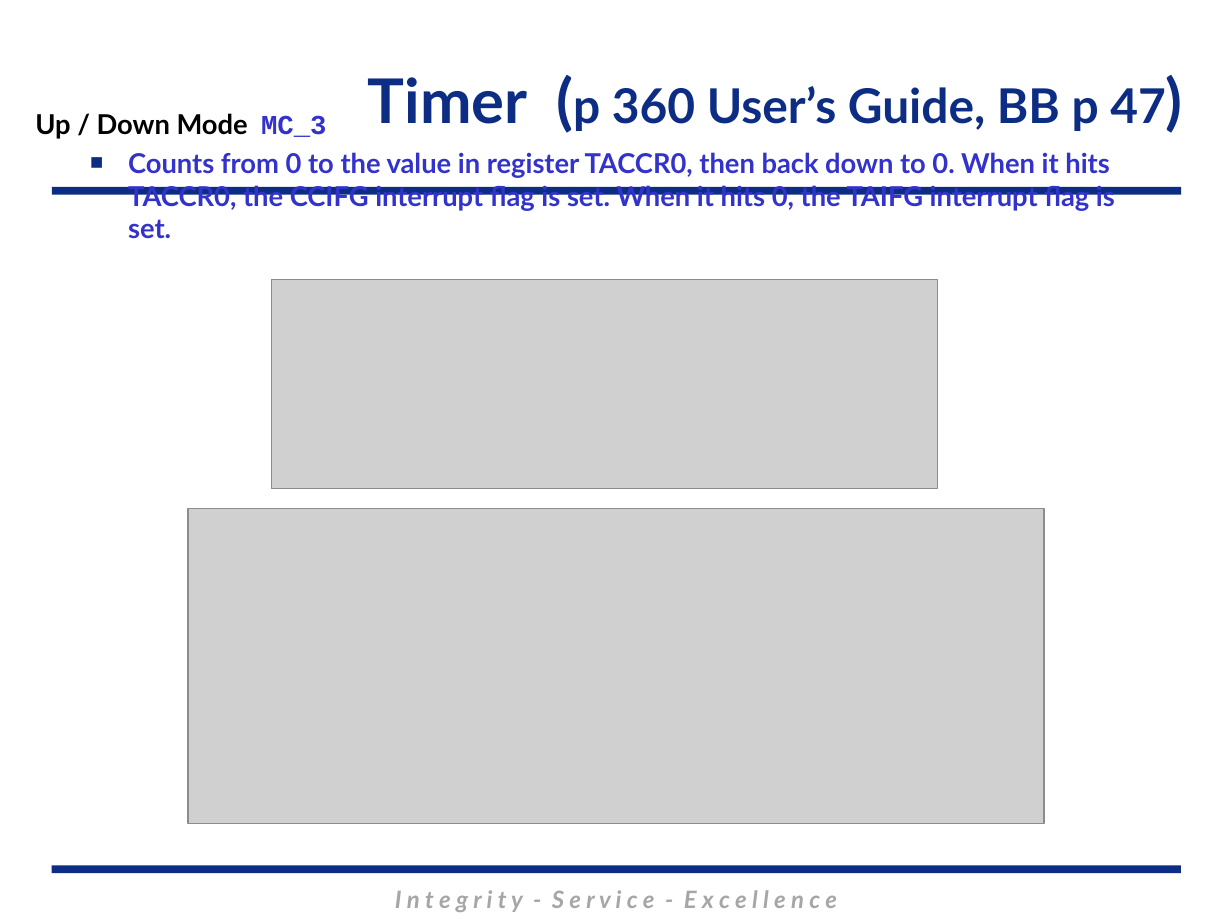
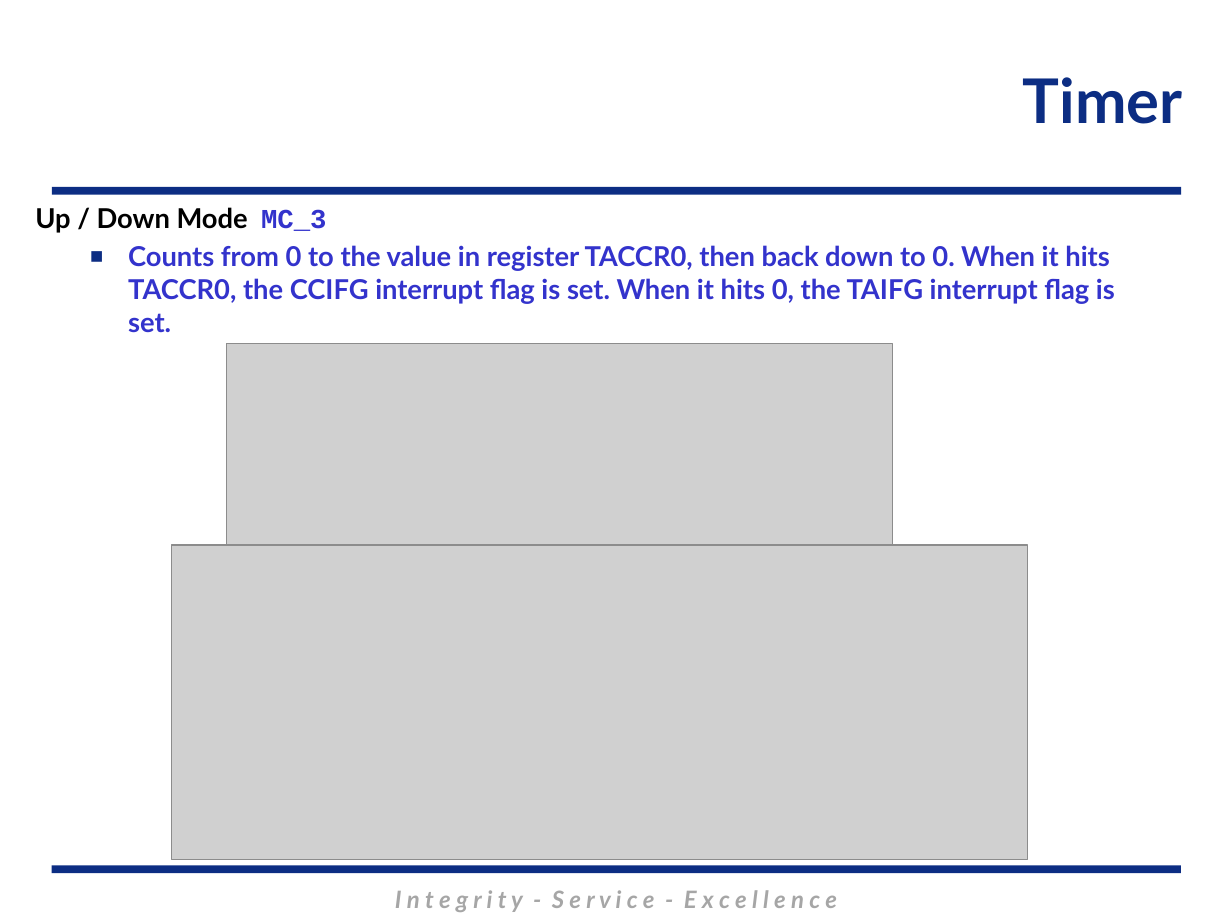
Before and after one commit to MarsUniversity/ECE382, a slide deck: slide 14 of source/lessons/lsn29/Lsn29.pptx (slide 18 before the commit). Drawn at 1232x924 pixels with LibreOffice and Linux fonts; fonts in the diff are those of the drawing; grey boxes stand for pictures; background and template pictures are left out. Boxes give left, top, right and bottom in pixels: in the first picture for what was removed or moved away, otherwise in the second. Text is boxed around its words. In the diff, an @@ line names an element or a change of style, - is before the commit and + after.

```diff
--- a/source/lessons/lsn29/Lsn29.pptx
+++ b/source/lessons/lsn29/Lsn29.pptx
@@ title at bbox=[1023, 77, 1183, 124]: text changed; size 28 to 36 pt @@
-Timer (p 360 User’s Guide, BB p 47)
+Timer
@@ text "Up / Down Mode MC_3": place and size @@
-text "Up / Down Mode MC_3" at bbox=[35, 113, 1115, 239]
+text "Up / Down Mode MC_3" at bbox=[35, 207, 1115, 333]
@@ picture: place and size @@
-picture at bbox=[271, 280, 938, 489]
+picture at bbox=[227, 344, 893, 553]
@@ picture: place and size @@
-picture at bbox=[188, 509, 1045, 823]
+picture at bbox=[171, 545, 1027, 859]
```
Also in this commit, not shown: 25 other slides changed, 40 other files.
